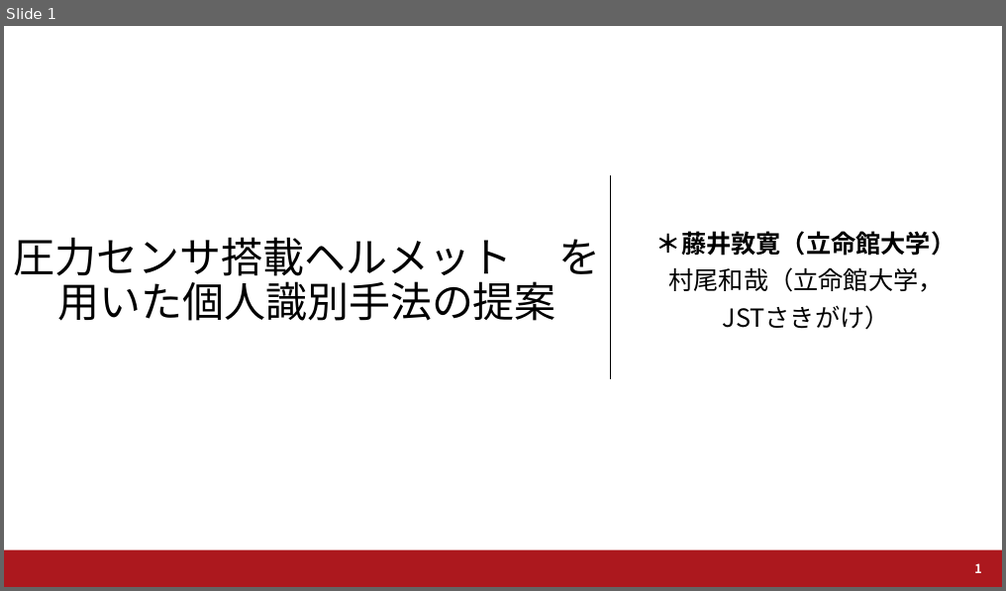
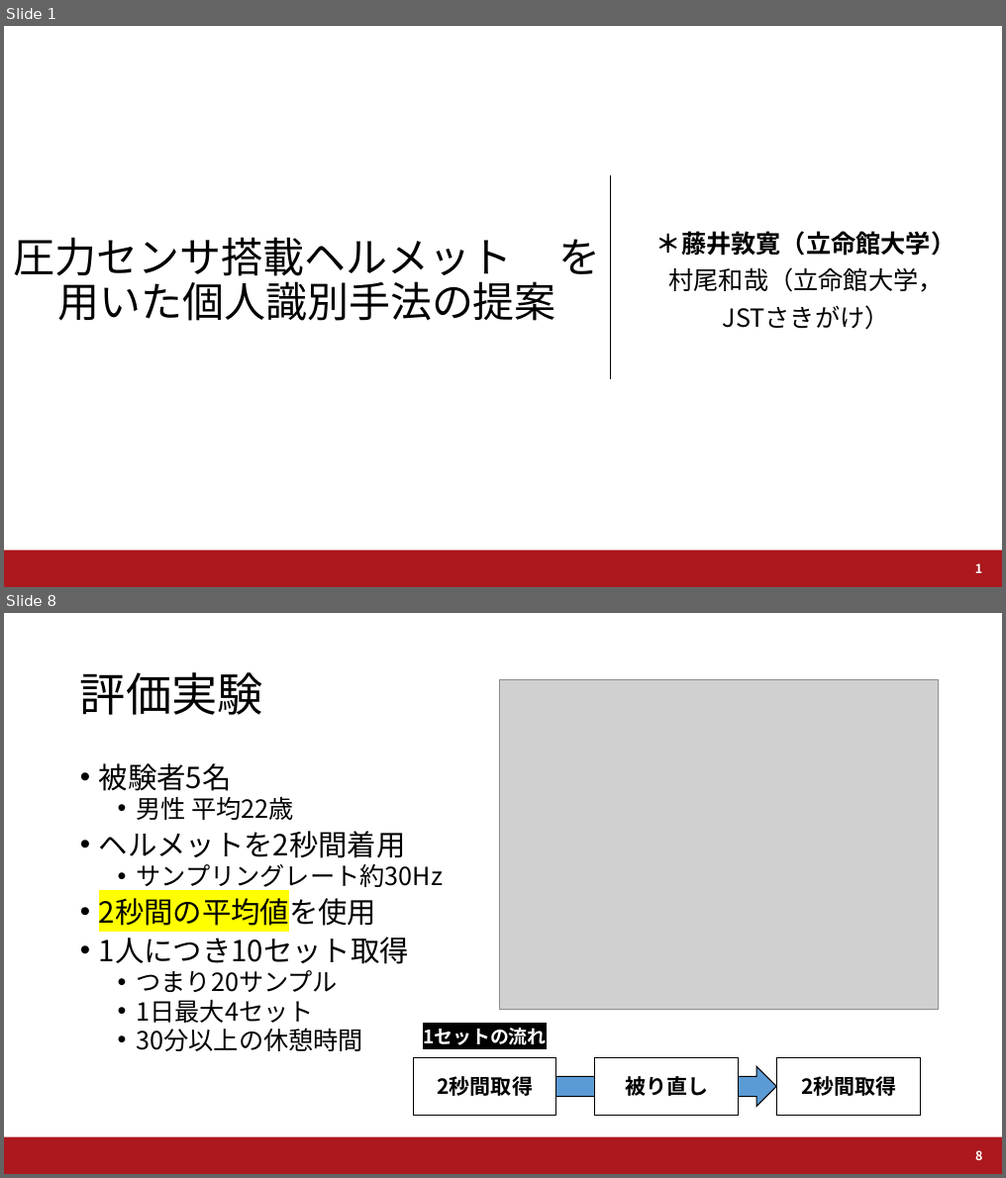
Before and after one commit to a2h1r0/lab, a slide deck: UWW2019/UWW2019_Fujii.pptx. Shown one above the other, each under a label of ours: slide 1 before the commit, slides 1 and 8 after it; the slides between them are not shown. The pictures are 1006x591 and 1006x1178 pixels, drawn with LibreOffice and Linux fonts; fonts in the diff are those of the drawing; grey boxes stand for pictures; background and template pictures are left out. Boxes give left, top, right and bottom in pixels: in the first picture for what was removed or moved away, otherwise in the second. Text is boxed around its words. In the diff, an @@ line names an element or a change of style, - is before the commit and + after.

```diff
--- a/UWW2019/UWW2019_Fujii.pptx
+++ b/UWW2019/UWW2019_Fujii.pptx
@@ slide 8 added at bbox=[4, 613, 1002, 1174], background #FFFFFF; not listed: 1 template element that a slide beside it also shows @@
@@ title added at bbox=[80, 672, 263, 715], 44 pt, text #000000 @@
+評価実験
@@ picture added at bbox=[499, 679, 939, 1009] @@
@@ text added at bbox=[99, 763, 444, 1052], 24 pt, text #000000 @@
+• 被験者5名
+  • 男性 平均22歳
+• ヘルメットを2秒間着用
+  • サンプリングレート約30Hz
+• 2秒間の平均値を使用
+• 1人につき10セット取得
+  • つまり20サンプル
+  • 1日最大4セット
+  • 30分以上の休憩時間
@@ text added at bbox=[423, 1028, 547, 1046], 18 pt, text #FFFFFF, bold @@
+1セットの流れ
@@ rectangle added at bbox=[413, 1058, 556, 1115], fill #FFFFFF, outline #000000 1 pt @@
@@ rectangle added at bbox=[595, 1058, 739, 1115], fill #FFFFFF, outline #000000 1 pt @@
@@ rectangle added at bbox=[777, 1058, 921, 1115], fill #FFFFFF, outline #000000 1 pt @@
@@ text added at bbox=[438, 1076, 534, 1096], 20 pt, text #000000, bold @@
+2秒間取得
@@ right arrow added at bbox=[555, 1066, 621, 1107], fill #5B9BD5, outline #000000 1 pt @@
@@ text added at bbox=[625, 1076, 708, 1096], 20 pt, text #000000, bold @@
+被り直し
@@ right arrow added at bbox=[712, 1066, 776, 1107], fill #5B9BD5, outline #000000 1 pt @@
@@ text added at bbox=[801, 1076, 897, 1096], 20 pt, text #000000, bold @@
+2秒間取得
@@ page number added at bbox=[975, 1151, 982, 1160], 12 pt, text #FFFFFF, bold @@
+8
```
Also in this commit, not shown: 4 slides changed, 4 other slides added, 10 other files.
